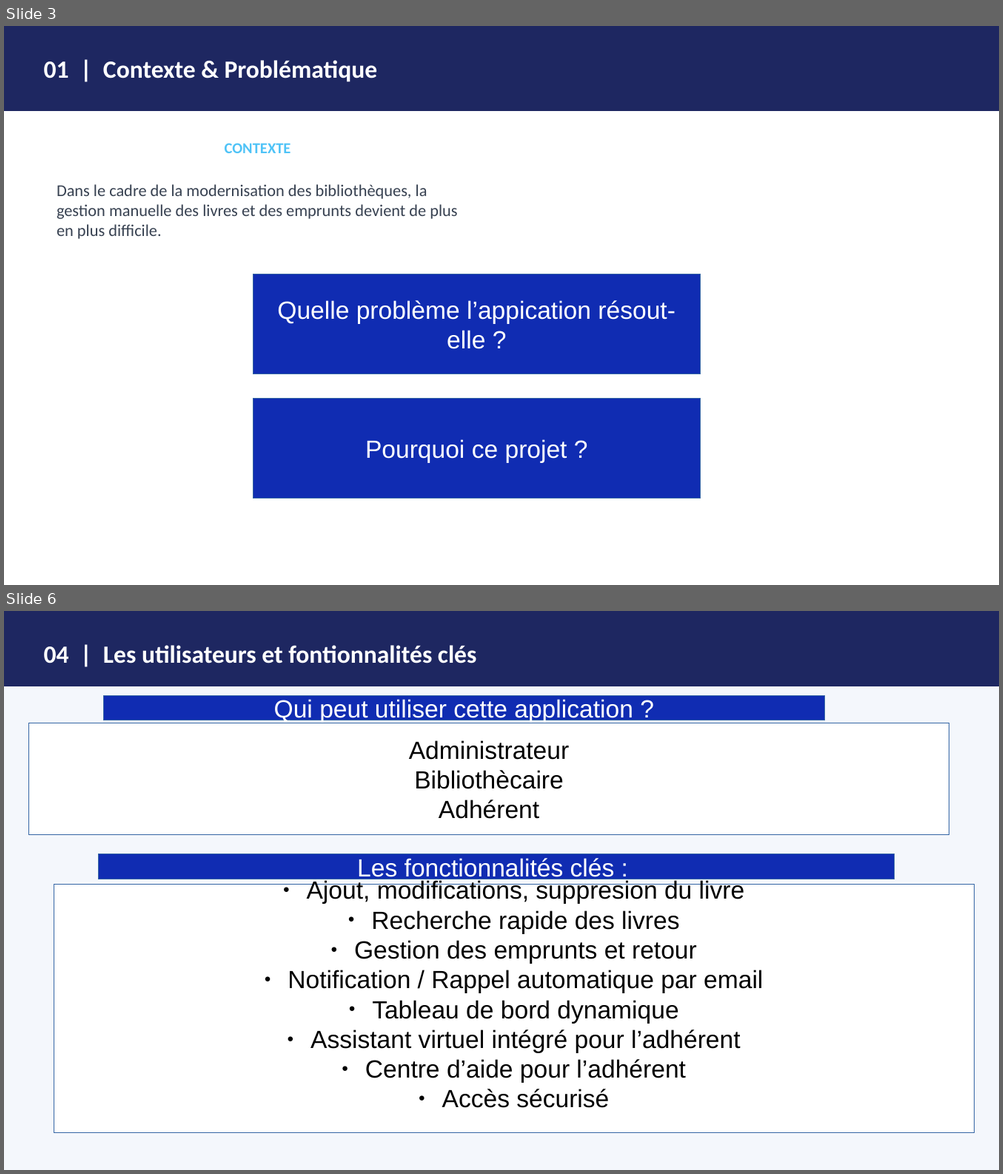
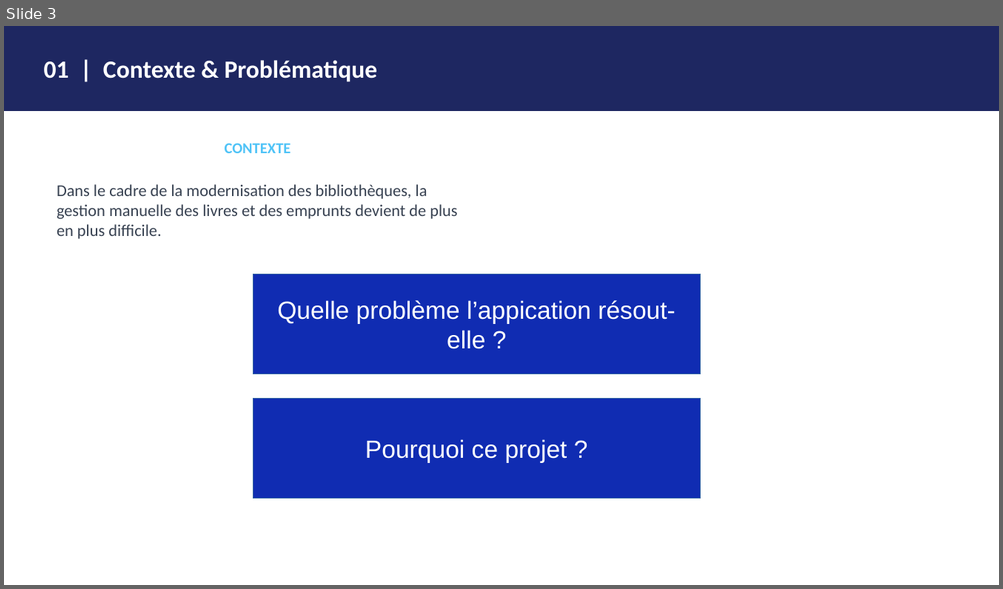
Before and after one commit to santatraolivette-source/projet_tutoree_groupe, a slide deck: presentation_projet_tutoree.pptx. Shown one above the other, each under a label of ours: slides 3 and 6 before the commit, slide 3 after it; the slides between them are not shown. The pictures are 1003x1174 and 1003x589 pixels, drawn with LibreOffice and Linux fonts; fonts in the diff are those of the drawing. Boxes give left, top, right and bottom in pixels: in the first picture for what was removed or moved away, otherwise in the second. Text is boxed around its words. In the diff, an @@ line names an element or a change of style, - is before the commit and + after.

Commit message:
Ajout slide demonstratio et correction erreur

```diff
--- a/presentation_projet_tutoree.pptx
+++ b/presentation_projet_tutoree.pptx
@@ slide 6 removed at <box>4,611,999,1170</box>, background #F4F7FC @@
@@ rectangle removed at <box>4,611,999,686</box> @@
@@ text removed at <box>44,645,477,664</box> @@
-04 | Les utilisateurs et fontionnalités clés
@@ rectangle removed at <box>103,695,825,721</box> @@
-Qui peut utiliser cette application ?
@@ rectangle removed at <box>29,723,949,834</box> @@
-Administrateur
-Bibliothècaire
-Adhérent
@@ text removed at <box>166,722,200,739</box> @@
-Phase
@@ rectangle removed at <box>99,854,894,880</box> @@
-Les fonctionnalités clés :
@@ rectangle removed at <box>54,885,973,1133</box> @@
-● Ajout, modifications, suppresion du livre
-● Recherche rapide des livres
-● Gestion des emprunts et retour
-● Notification / Rappel automatique par email
-● Tableau de bord dynamique
-● Assistant virtuel intégré pour l’adhérent
-● Centre d’aide pour l’adhérent
-● Accès sécurisé
@@ text removed at <box>580,879,616,891</box> @@
-10 sem.
```
Also in this commit, not shown: 7 other slides changed, 1 slide added.
